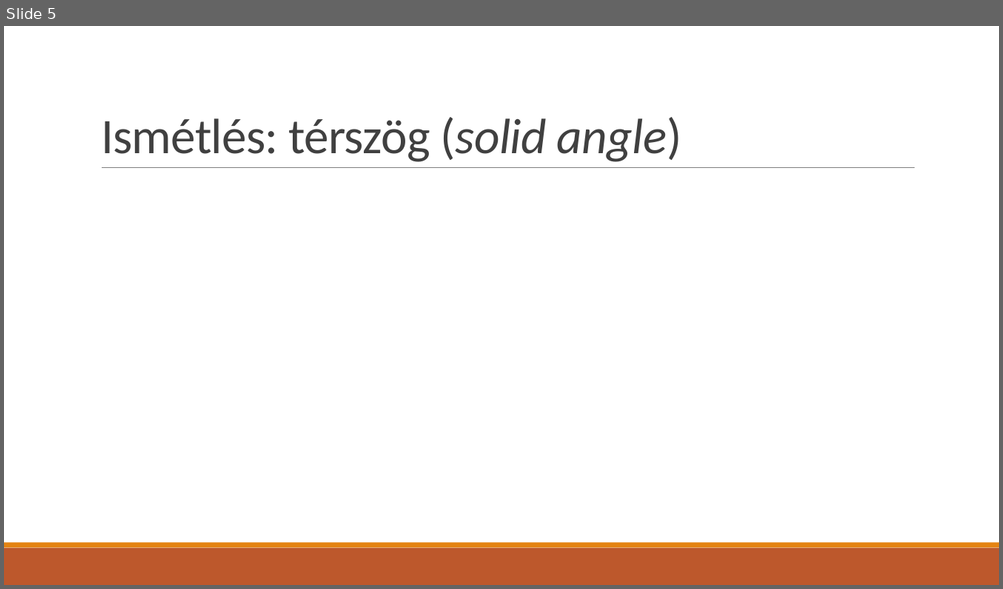
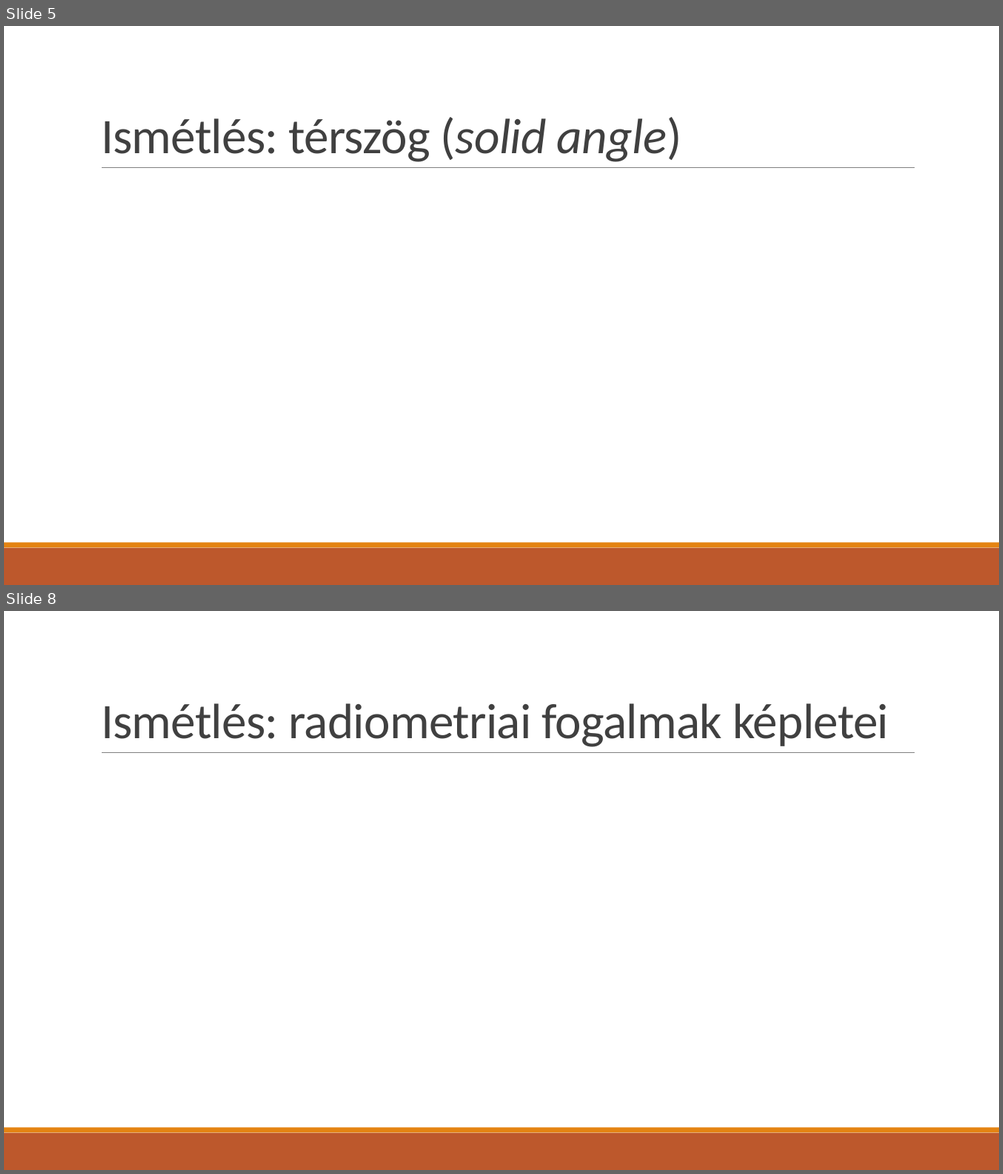
Before and after one commit to asylum2010/Asylum-s-ELTE-Exercises, a slide deck: PBR_EA_01.pptx. Shown one above the other, each under a label of ours: slide 5 before the commit, slides 5 and 8 after it; the slides between them are not shown. The pictures are 1003x589 and 1003x1174 pixels, drawn with LibreOffice and Linux fonts; fonts in the diff are those of the drawing; grey boxes stand for pictures. Boxes give left, top, right and bottom in pixels: in the first picture for what was removed or moved away, otherwise in the second. Text is boxed around its words. In the diff, an @@ line names an element or a change of style, - is before the commit and + after.

```diff
--- a/PBR_EA_01.pptx
+++ b/PBR_EA_01.pptx
@@ slide 8 added at (x1=4, y1=611, x2=999, y2=1170), background #FFFFFF; not listed: 3 template elements that a slide beside it also shows @@
@@ title added at (x1=101, y1=703, x2=888, y2=747), 48 pt, text #404040 @@
+Ismétlés: radiometriai fogalmak képletei
```
Also in this commit, not shown: 1 slide changed, 9 other slides added, 6 other files.
